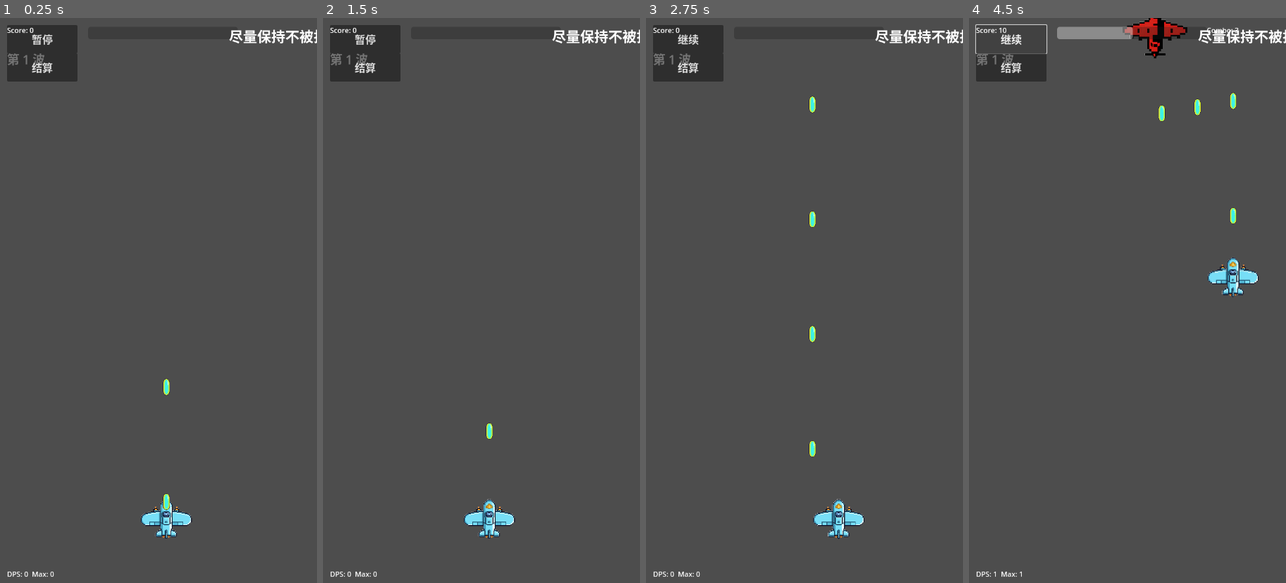
Above: before the commit, frames 1-4 (left to right).
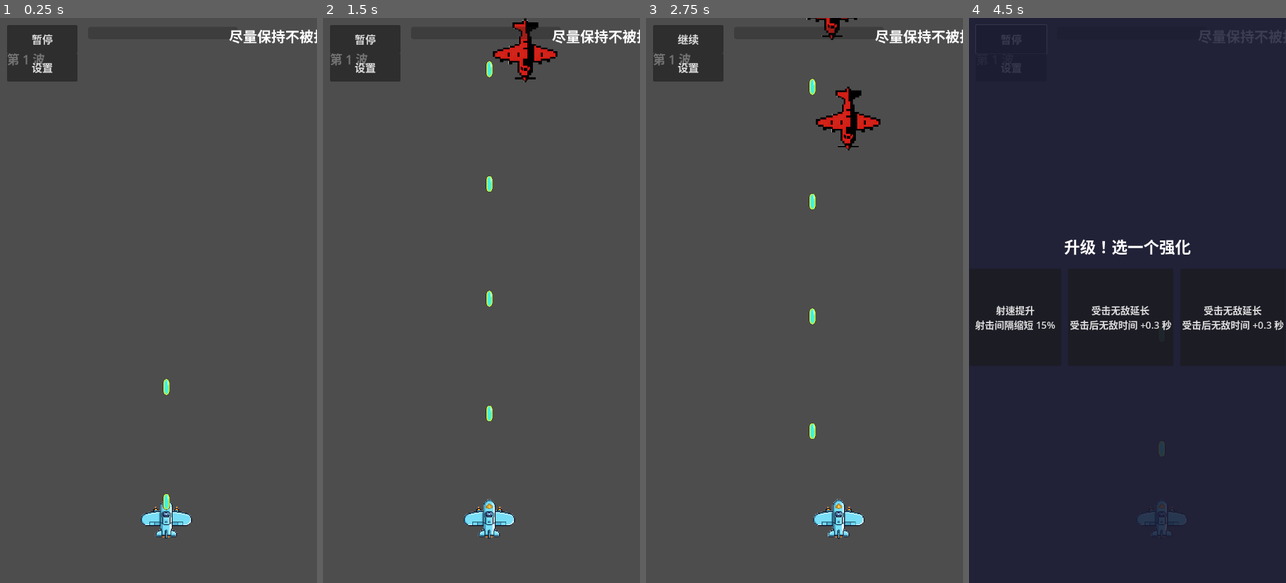
Above: after the commit, the same moments.

Repository: qingzhixing/plane-war
Game: Godot game, scene res://scenes/Main.tscn
The game is run twice, just before and just after one commit, with the same random seed, the same clock (stepped at 60 frames per second) and the same inputs. Sound files missing from this copy of the repository are replaced by a short silence.
Inputs (mouse positions are in pixels of both pictures, inside the frame that each line leads up to):
- Up to frame 1 (0.25 s): no input
- Up to frame 2 (1.5 s): click "结算" (after the commit: "设置") at 0.5 s; click (481, 317) at 1.25 s, where only the run before the commit has a clickable "重新开始"
- Up to frame 3 (2.75 s): tap Enter at 2 s; move the mouse to (874, 272) at 2.02 s; hold D from 2.03 s (still down); tap P at 2.1 s; click (874, 272) at 2.17 s
- Up to frame 4 (4.5 s): release D at 2.75 s; click "继续" at 2.75 s; drag from (1064, 328) to (1133, 85) at 3.52 s; click "暂停" at 4.25 s

The runs differ from the first frame. In frame 1, 0.2% of the frame differs, in the area x 2-18%, y 1-99%; in frame 2, 1.3%; in frame 3, 1.7%; in frame 4, 99%, in the area x 0-100%, y 0-100%.

Commit message:
🎨 UI: 明确Score/Combo/DPS节点命名并恢复设置按钮
Made-with: Cursor

Diff:
--- a/scripts/hud.gd
+++ b/scripts/hud.gd
@@ -20,49 +20,25 @@
 		_player = get_node(player_path)
 	_main = get_parent()
 
-	# 顶部文本标签（原用于显示 HP，现作为提示文字使用）
-	_info_label = $Root/HpLabel
-	_info_label.mouse_filter = Control.MOUSE_FILTER_IGNORE
+	# 顶部提示标签：推荐在场景中将原 HpLabel 重命名为 InfoLabel
+	_info_label = $Root.get_node_or_null("InfoLabel")
+	if _info_label == null:
+		_info_label = $Root.get_node_or_null("HpLabel")
+	if _info_label != null:
+		_info_label.mouse_filter = Control.MOUSE_FILTER_IGNORE
 
-	# 分数 / 连击 / DPS 标签（若场景中不存在，则在代码里创建）
+	# 分数 / 连击 / DPS 标签（从场景中获取，不再动态创建）
 	_score_label = $Root.get_node_or_null("ScoreLabel")
-	if _score_label == null:
-		_score_label = Label.new()
-		_score_label.name = "ScoreLabel"
-		_score_label.text = "Score: 0"
-		_score_label.anchor_left = 0.0
-		_score_label.anchor_top = 0.0
-		_score_label.anchor_right = 0.0
-		_score_label.anchor_bottom = 0.0
-		_score_label.position = Vector2(16, 16)
-		$Root.add_child(_score_label)
-	_score_label.mouse_filter = Control.MOUSE_FILTER_IGNORE
+	if _score_label != null:
+		_score_label.mouse_filter = Control.MOUSE_FILTER_IGNORE
 
 	_combo_label = $Root.get_node_or_null("ComboLabel")
-	if _combo_label == null:
-		_combo_label = Label.new()
-		_combo_label.name = "ComboLabel"
-		_combo_label.text = ""
-		_combo_label.anchor_left = 1.0
-		_combo_label.anchor_top = 0.0
-		_combo_label.anchor_right = 1.0
-		_combo_label.anchor_bottom = 0.0
-		_combo_label.position = Vector2(-180, 16)
-		$Root.add_child(_combo_label)
-	_combo_label.mouse_filter = Control.MOUSE_FILTER_IGNORE
+	if _combo_label != null:
+		_combo_label.mouse_filter = Control.MOUSE_FILTER_IGNORE
 
 	_dps_label = $Root.get_node_or_null("DpsLabel")
-	if _dps_label == null:
-		_dps_label = Label.new()
-		_dps_label.name = "DpsLabel"
-		_dps_label.text = ""
-		_dps_label.anchor_left = 0.0
-		_dps_label.anchor_top = 1.0
-		_dps_label.anchor_right = 0.0
-		_dps_label.anchor_bottom = 1.0
-		_dps_label.position = Vector2(16, -32)
-		$Root.add_child(_dps_label)
-	_dps_label.mouse_filter = Control.MOUSE_FILTER_IGNORE
+	if _dps_label != null:
+		_dps_label.mouse_filter = Control.MOUSE_FILTER_IGNORE
 
 	# 波次
 	_wave_label = $Root/WaveLabel
@@ -81,7 +57,6 @@
 
 	# 设置按钮：打开设置界面，但不改变当前暂停状态
 	_settings_button = $Root/SettingsButton
-	_settings_button.text = "结算"
 	_settings_button.pressed.connect(_on_settings_button_pressed)
 
 	# 提前结算按钮（可选）
@@ -145,7 +120,11 @@
 
 
 func _on_settings_button_pressed() -> void:
-	_on_end_run_pressed()
+	if not is_instance_valid(_main):
+		return
+	var settings := _main.get_node_or_null("SettingsUI")
+	if settings != null and settings.has_method("show_settings"):
+		settings.show_settings()
 
 
 func _on_end_run_pressed() -> void:
Not shown, changed: docs/gdd/sections/08_ui_ux.md
